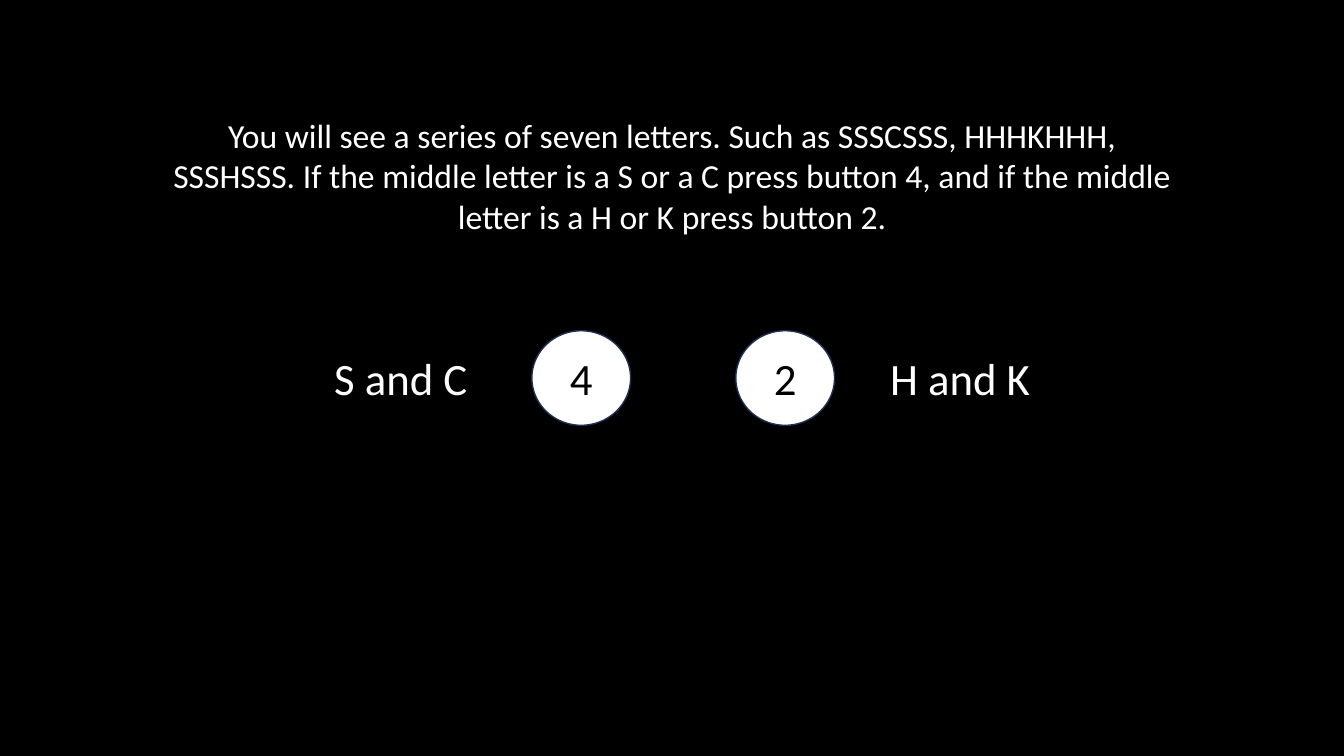
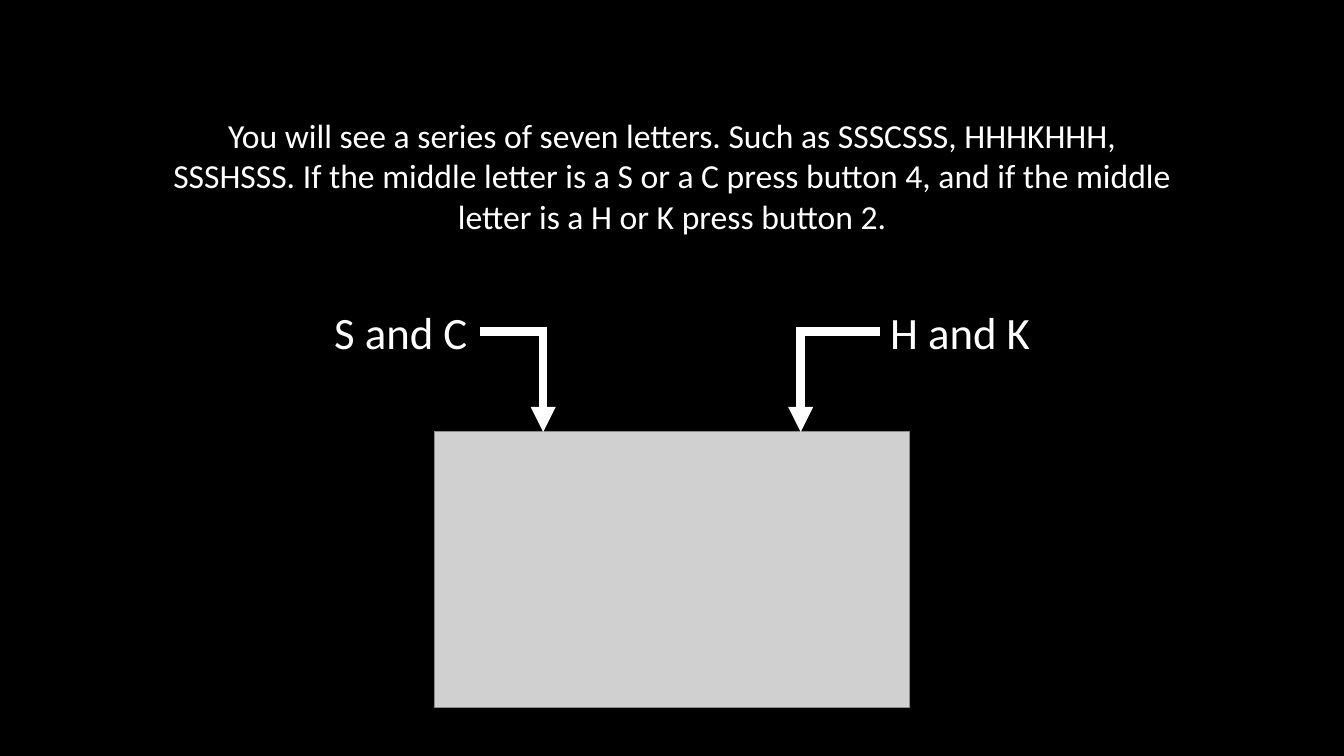
Before and after one commit to LabBench-Society/Protocols, a slide deck: slide 1 of cogni.flanker.task/FlankerInstruction.pptx. Drawn at 1344x756 pixels with LibreOffice and Linux fonts; fonts in the diff are those of the drawing; grey boxes stand for pictures. Boxes give left, top, right and bottom in pixels: in the first picture for what was removed or moved away, otherwise in the second. Text is boxed around its words. In the diff, an @@ line names an element or a change of style, - is before the commit and + after.

```diff
--- a/cogni.flanker.task/FlankerInstruction.pptx
+++ b/cogni.flanker.task/FlankerInstruction.pptx
@@ text "S and C": place and size @@
-text "S and C" at [334, 364, 467, 396]
+text "S and C" at [334, 318, 467, 350]
@@ text "H and K": place and size @@
-text "H and K" at [890, 364, 1030, 396]
+text "H and K" at [890, 318, 1030, 350]
@@ elbow arrow added from (480, 332) to (543, 433), #FFFFFF 6 pt @@
@@ ellipse removed at [532, 331, 631, 425] @@
-4
@@ ellipse removed at [736, 331, 835, 425] @@
-2
@@ elbow arrow added from (880, 332) to (801, 433), #FFFFFF 6 pt @@
@@ picture added at [435, 433, 909, 708] @@
```
Also in this commit, not shown: 1 slide added, 6 other files.
